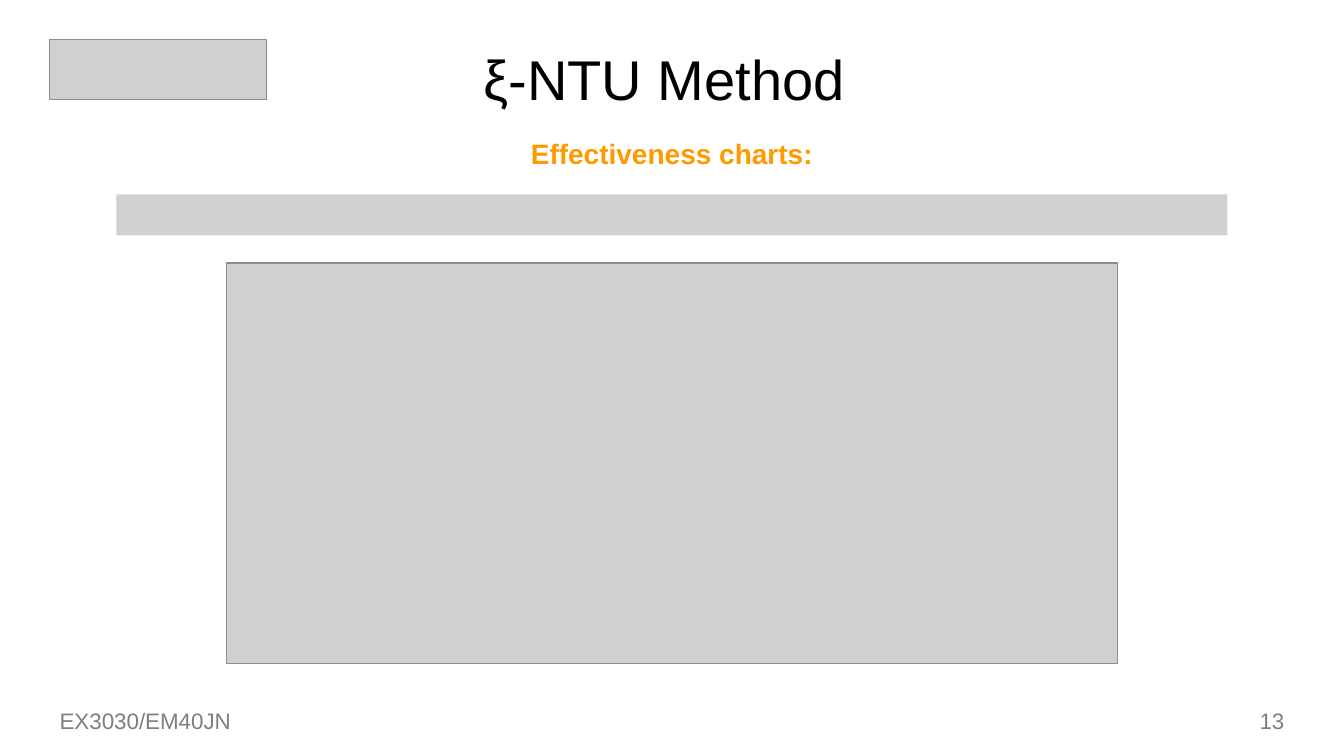
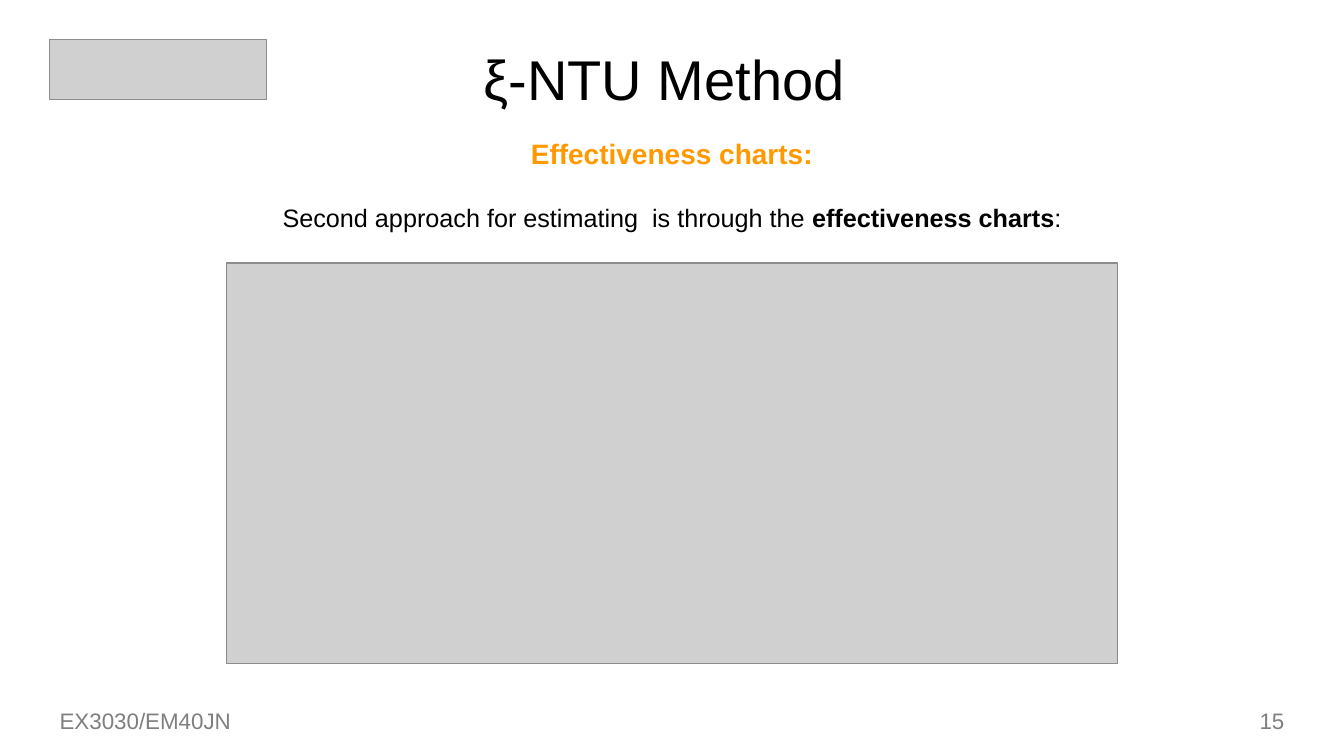
Before and after one commit to toastedcrumpets/HMMT, a slide deck: slide 15 of oldnotes/Week8-02.pptx (slide 13 before the commit). Drawn at 1344x756 pixels with LibreOffice and Linux fonts; fonts in the diff are those of the drawing; grey boxes stand for pictures. Boxes give left, top, right and bottom in pixels: in the first picture for what was removed or moved away, otherwise in the second. Text is boxed around its words. In the diff, an @@ line names an element or a change of style, - is before the commit and + after.

```diff
--- a/oldnotes/Week8-02.pptx
+++ b/oldnotes/Week8-02.pptx
@@ picture removed at (116,195,1227,236) @@
@@ text added at (283,208,1062,233), 18 pt, text #000000 @@
+Second approach for estimating is through the effectiveness charts:
@@ page number at (1260,713,1285,729): text changed @@
-13
+15
```
Also in this commit, not shown: 10 other slides changed, 3 slides added, 8 other files.
